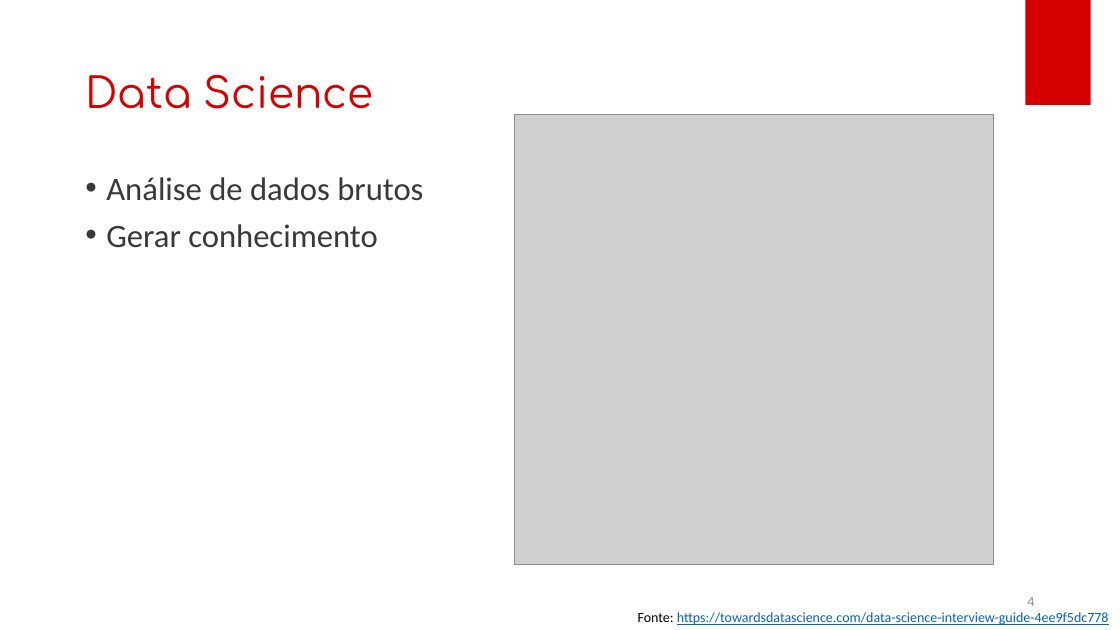
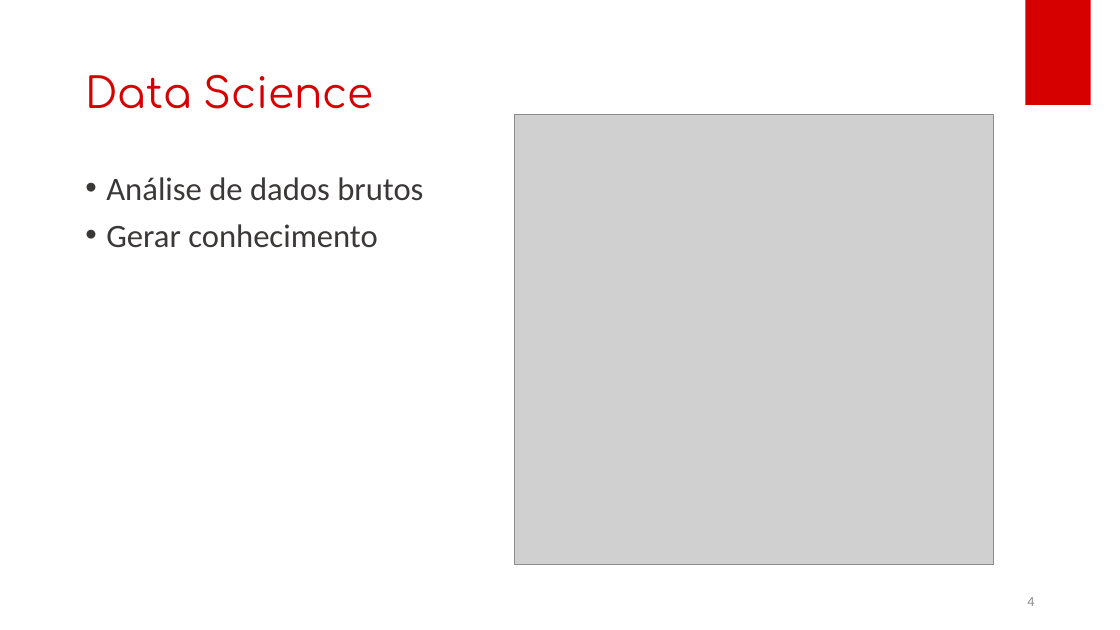
Before and after one commit to weslleiheckler/ChurnPrediction, a slide deck: slide 4 of DataScience.pptx. Drawn at 1120x630 pixels with LibreOffice and Linux fonts; fonts in the diff are those of the drawing; grey boxes stand for pictures; background and template pictures are left out. Boxes give left, top, right and bottom in pixels: in the first picture for what was removed or moved away, otherwise in the second. Text is boxed around its words. In the diff, an @@ line names an element or a change of style, - is before the commit and + after.

```diff
--- a/DataScience.pptx
+++ b/DataScience.pptx
@@ text removed at [638,612,1109,625] @@
-Fonte: https://towardsdatascience.com/data-science-interview-guide-4ee9f5dc778
```
Also in this commit, not shown: 4 other slides changed, 3 slides added, 1 slide removed, 2 other files.
